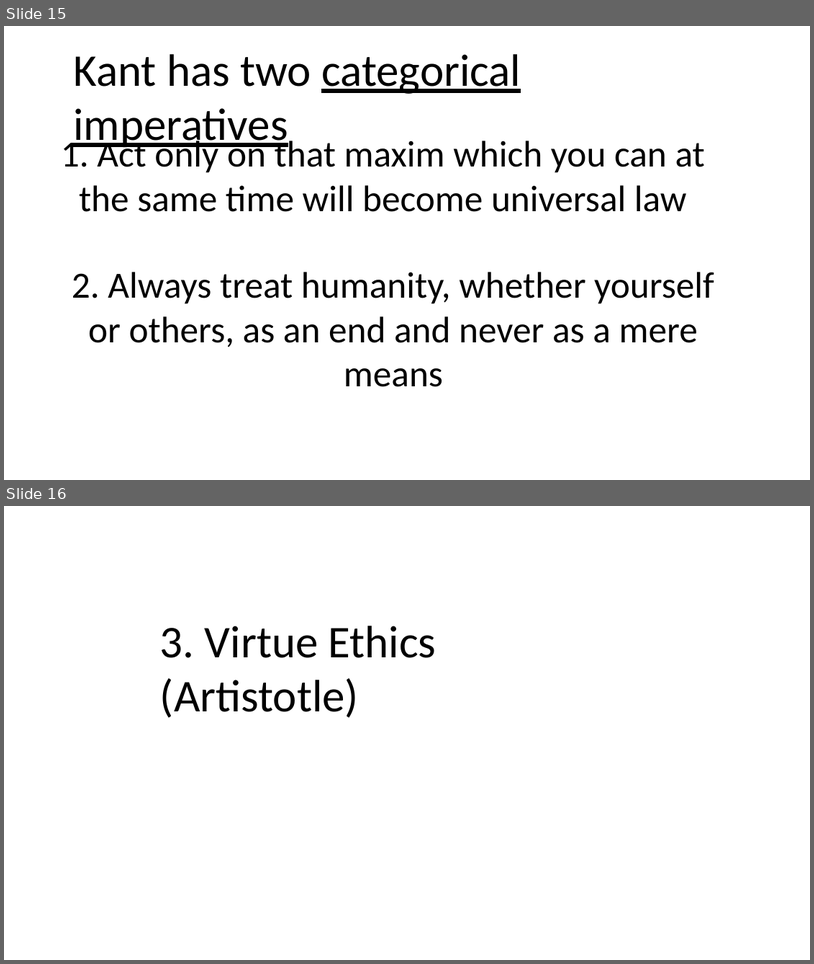
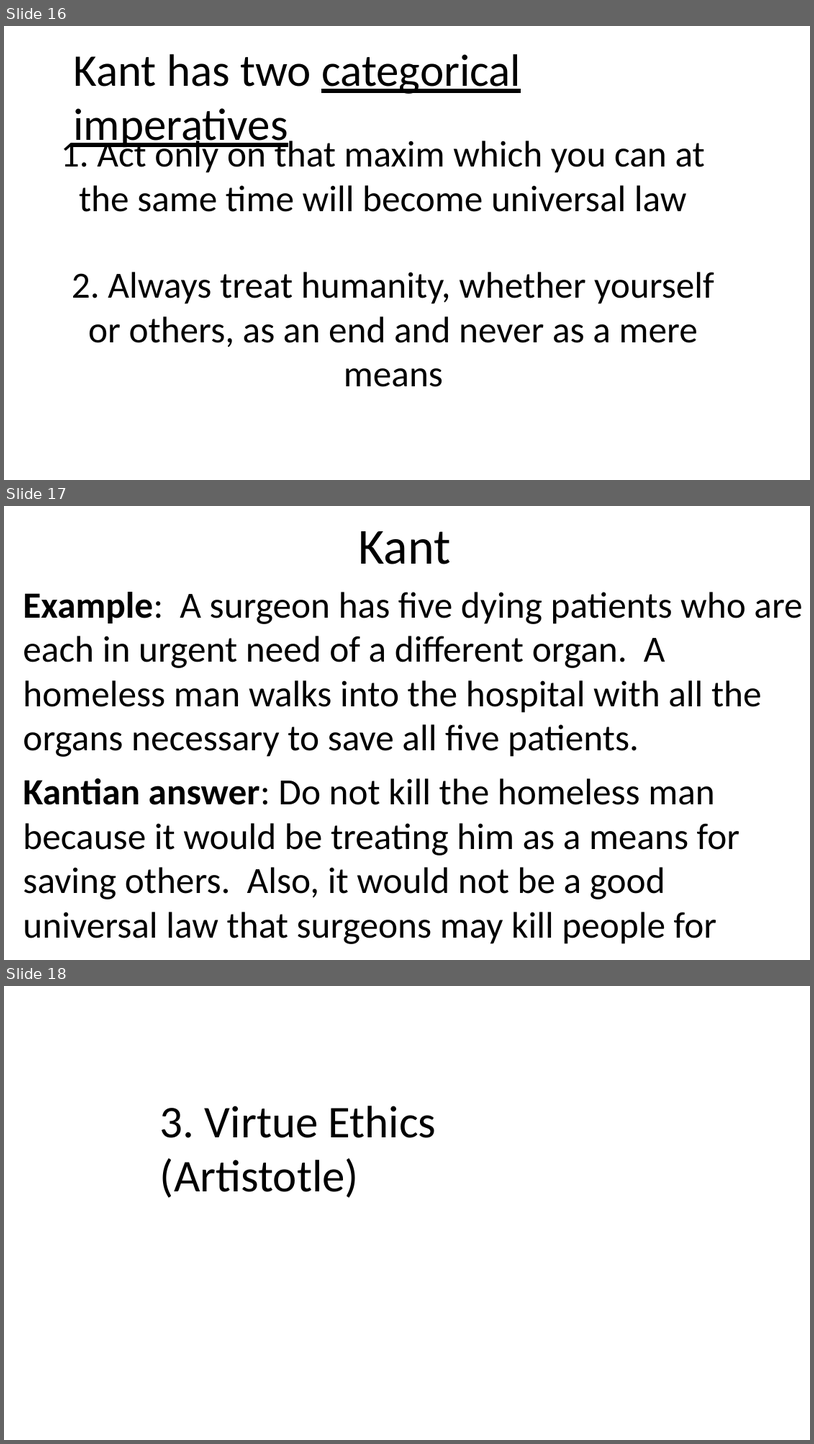
Before and after one commit to winkelmantanner/winkelmantanner.github.io, a slide deck: Presentation1.pptx. Shown one above the other, each under a label of ours: slides 15 and 16 before the commit, slides 16, 17 and 18 after it. The pictures are 814x964 and 814x1444 pixels, drawn with LibreOffice and Linux fonts; fonts in the diff are those of the drawing. Boxes give left, top, right and bottom in pixels: in the first picture for what was removed or moved away, otherwise in the second. Text is boxed around its words. In the diff, an @@ line names an element or a change of style, - is before the commit and + after.

```diff
--- a/Presentation1.pptx
+++ b/Presentation1.pptx
@@ slide 17 added at <box>4,506,810,960</box>, background #FFFFFF @@
@@ title added at <box>358,531,450,564</box>, 60 pt, text #000000 @@
+Kant
@@ text added at <box>23,592,802,757</box>, 44 pt, text #000000 @@
+Example: A surgeon has five dying patients who are each in urgent need of a different organ. A homeless man walks into the hospital with all the organs necessary to save all five patients.
@@ text added at <box>23,778,740,944</box>, 44 pt, text #000000 @@
+Kantian answer: Do not kill the homeless man because it would be treating him as a means for saving others. Also, it would not be a good universal law that surgeons may kill people for organs.
@@ what was slide 15 is now slide 16 @@
@@ what was slide 16 is now slide 18 @@
```
Also in this commit, not shown: 3 slides changed, 4 other slides added.
